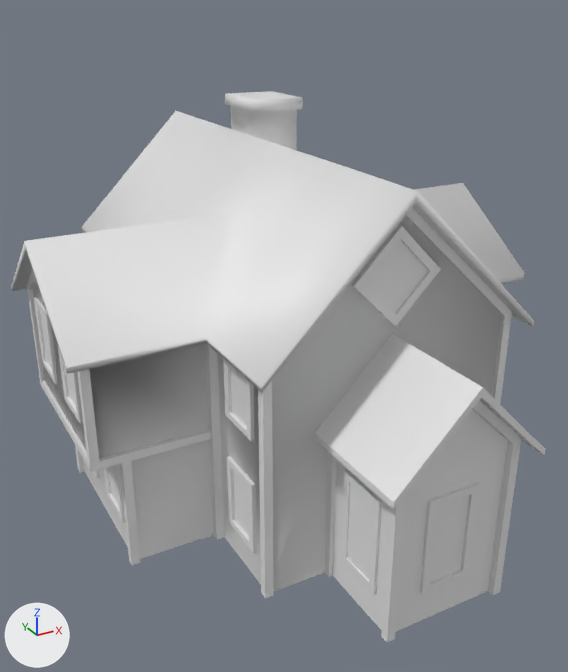
The FBX model Environment/Buildings/LargeHouse_01/SM_LargeHouse_01.fbx: old version first, new version second.
The view is the same before and after, from a 50 mm lens placed at (-1.77, -4.17, 2.68), pointed at (0.29, -0.43, 0.81). The axes (+X, +Y, +Z) are drawn at lower left. The lights are the same throughout. Materials are left out; every surface is plain grey. Where no turn or scale is listed for an object, it has been applied to the vertices. Vertices at the same position are counted once.

Objects in the first picture: 'SM_LargeHouse_01'.
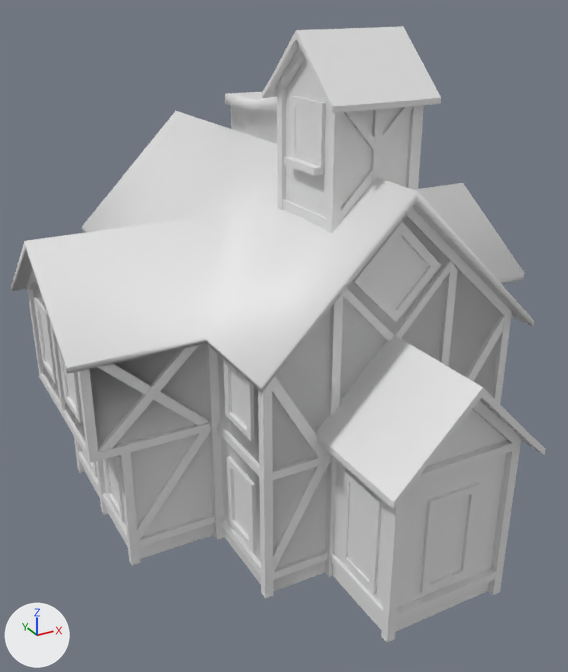
What differs and where, as boxes (x1, y1, x2, y2) in the pictures (568 x 672 px; the box of a moved part takes in the faces that stretch with it):
'SM_LargeHouse_01', reshaped (12% taller): before (11, 91, 545, 642); after (11, 26, 545, 642)
part 1 of me_sm_largehouse_01, moved or reshaped: before (352, 225, 441, 327); after (352, 221, 441, 322)
part 2 of me_sm_largehouse_01, added: after (284, 96, 326, 176)
part 3 of me_sm_largehouse_01, built on: before (27, 281, 213, 565); after (27, 26, 513, 622)

What the commit changed:
me_sm_largehouse_01 is used by ob_sm_largehouse_01; location (0.0, 0.0, 0.0).
me_sm_largehouse_01 had 1750 vertices, 1259 faces and spanned x -1.12..1.52, y -2.11..1.82, z 0.0..2.11.
me_sm_largehouse_01 now has 2519 vertices, 1601 faces and spans x -1.12..1.52, y -2.11..1.82, z 0.0..2.53.
me_sm_largehouse_01 part 1: the loose piece of 32 vertices spanning x 0.04..0.51, y -1.52..-1.5, z 1.28..1.75 is moved by (0.0, 0.0, 0.02).
me_sm_largehouse_01 part 2: the loose piece of 40 vertices spanning x 0.13..0.41, y 1.4..1.45, z 1.05..1.36 is copied, and the copy is turned 90 degrees about the z axis through its middle, then moved by (-0.23, -2.5, 0.88); it spans x 0.01..0.06, y -1.22..-0.94, z 1.94..2.24.
me_sm_largehouse_01 part 3: 36 vertices moved from x -1.05..-0.43, y -0.99..0.03, z 0.61..0.65 to x -1.05..-0.43, y -0.99..0.03, z 0.66..0.7; 6 vertices removed from x -0.43..0.56, y -1.5..-0.94, z 0.0..0.91; 695 vertices added at x -1.05..1.38, y -2.03..1.38, z 0.0..2.53.
